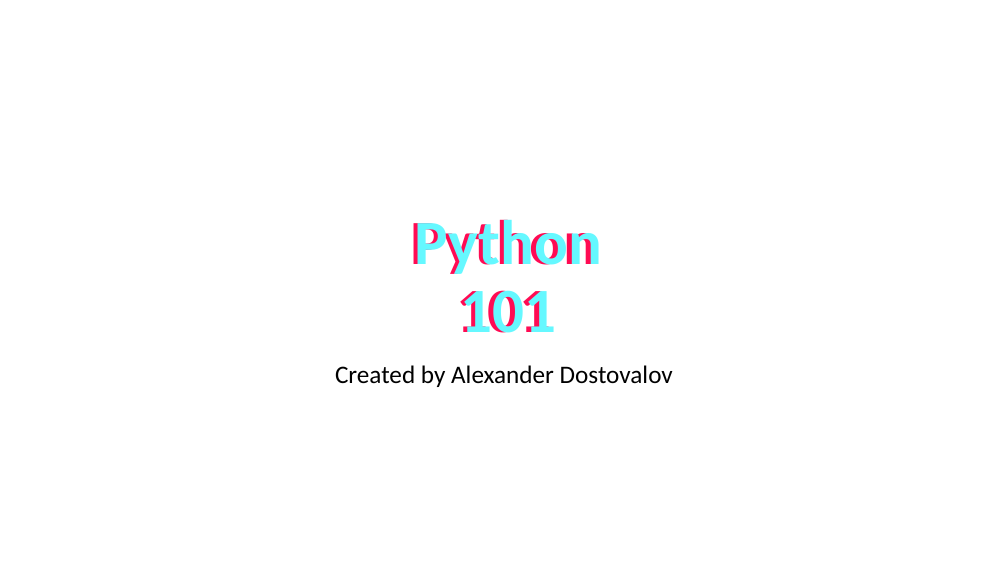
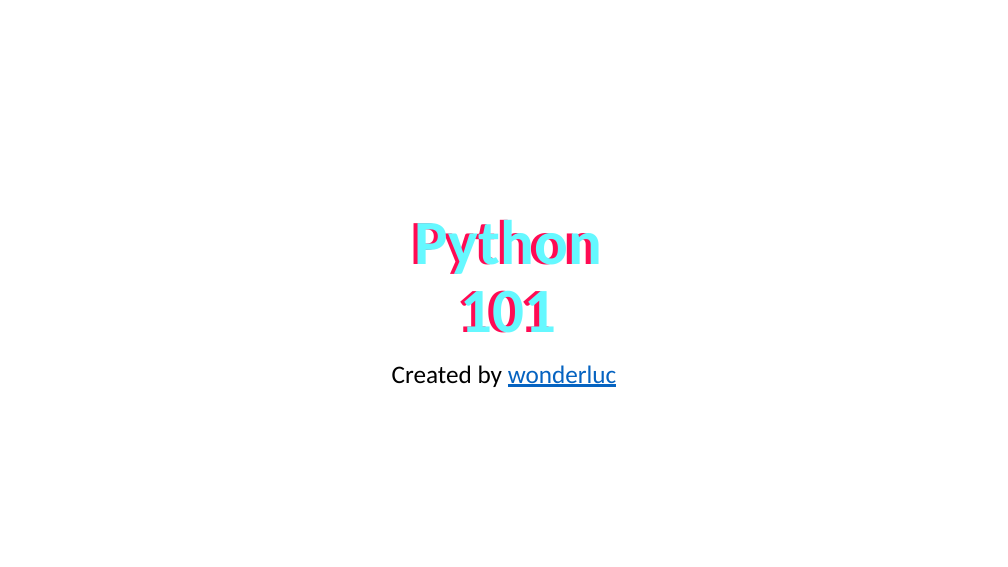
Before and after one commit to WonderLuc/brother-bootcamp, a slide deck: slide 1 of python 101/python_101.pptx. Drawn at 1008x567 pixels with LibreOffice and Linux fonts; fonts in the diff are those of the drawing; background and template pictures are left out. Boxes give left, top, right and bottom in pixels: in the first picture for what was removed or moved away, otherwise in the second. Text is boxed around its words. In the diff, an @@ line names an element or a change of style, - is before the commit and + after.

```diff
--- a/python 101/python_101.pptx
+++ b/python 101/python_101.pptx
@@ subtitle at bbox=[392, 365, 616, 387]: text changed @@
-Created by Alexander Dostovalov
+Created by wonderluc
```
Also in this commit, not shown: 7 other slides changed, 4 slides added, 5 other files.
